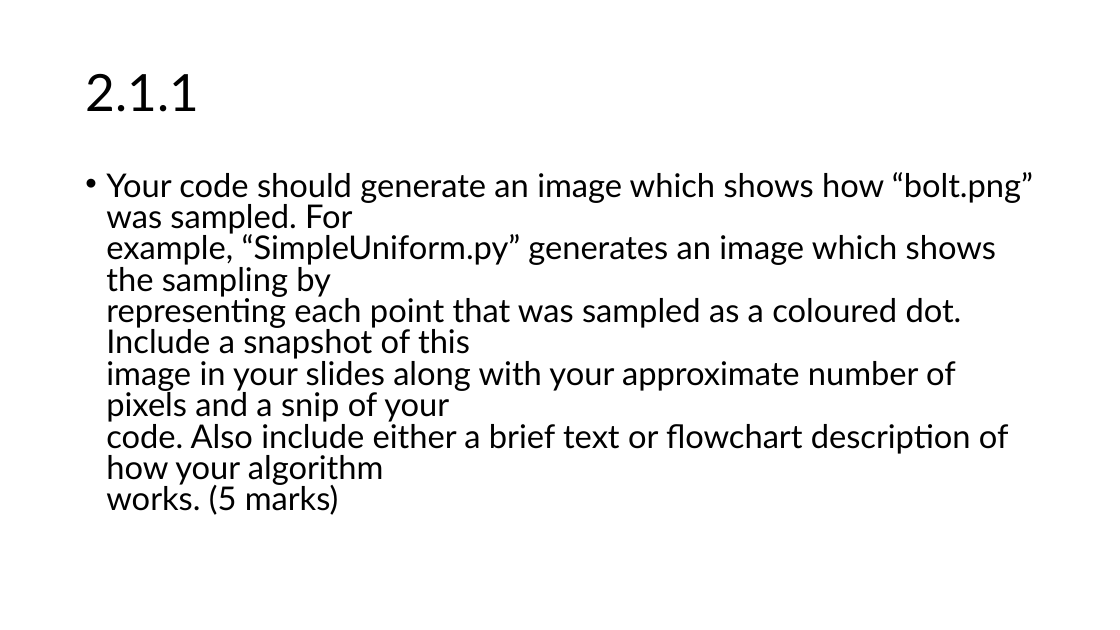
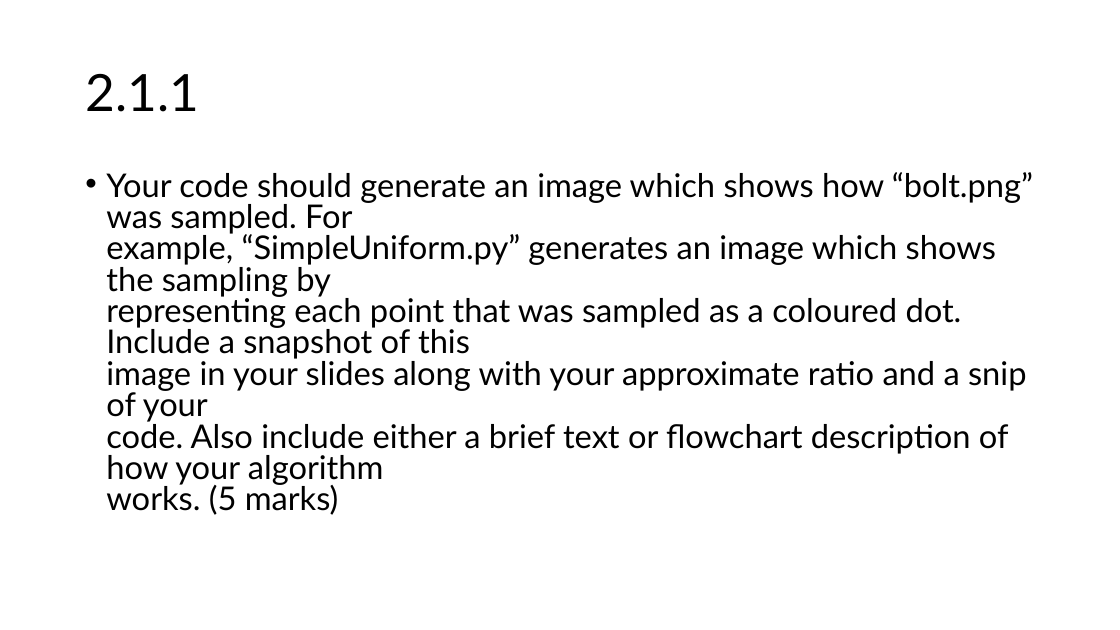
Before and after one commit to prawny-boy/Year9CATInv2SeanChan, a slide deck: slide 5 of Year9CATInv2SeanChan.pptx. Drawn at 1120x630 pixels with LibreOffice and Linux fonts; fonts in the diff are those of the drawing. Boxes give left, top, right and bottom in pixels: in the first picture for what was removed or moved away, otherwise in the second. Text is boxed around its words. In the diff, an @@ line names an element or a change of style, - is before the commit and + after.

```diff
--- a/Year9CATInv2SeanChan.pptx
+++ b/Year9CATInv2SeanChan.pptx
@@ text at (x1=106, y1=172, x2=1033, y2=515): text changed @@
-• Your code should generate an image which shows how “bolt.png” was sampled. For
-  example, “SimpleUniform.py” generates an image which shows the sampling by
-  representing each point that was sampled as a coloured dot. Include a snapshot of this
-  image in your slides along with your approximate number of pixels and a snip of your
-  code. Also include either a brief text or flowchart description of how your algorithm
-  works. (5 marks)
+• Your code should generate an image which shows how “bolt.png” was sampled. For
+  example, “SimpleUniform.py” generates an image which shows the sampling by
+  representing each point that was sampled as a coloured dot. Include a snapshot of this
+  image in your slides along with your approximate ratio and a snip of your
+  code. Also include either a brief text or flowchart description of how your algorithm
+  works. (5 marks)
```
Also in this commit, not shown: 1 slide added, 1 slide removed.
